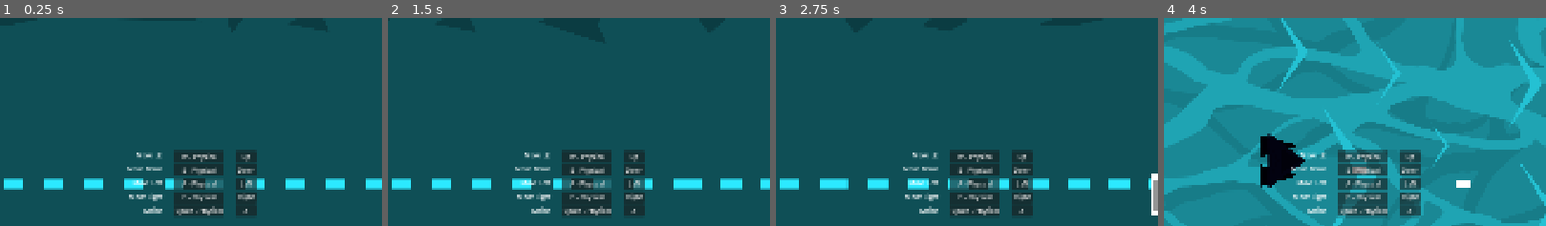
Above: before the commit, frames 1-4 (left to right).
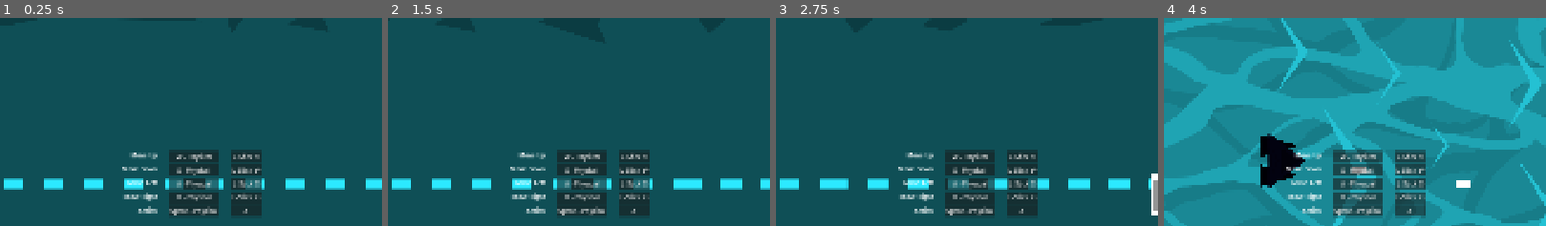
Above: after the commit, the same moments.

Repository: Yuna-Fr/AccessibilityGame
Game: Godot game, scene res://Scenes/Lvl_Circuit.tscn
The game is run twice, just before and just after one commit, with the same random seed, the same clock (stepped at 60 frames per second) and the same inputs.
Inputs (mouse positions are % of the whole screen's width and height, from its top left):
- Up to frame 1 (0.25 s): no input
- Up to frame 2 (1.5 s): tap Enter at 0.5 s; move the mouse to (16, 51) at 0.52 s; hold Space (Action) 0.53-1.28 s; hold D (Move_Right) from 0.53 s (still down); click (16, 51) at 0.67 s; tap W (Move_Up) at 0.77, 0.8, 1.07, 1.35 s; move the mouse to (30, 55) at 1.27 s
- Up to frame 3 (2.75 s): tap W (Move_Up) at 1.52, 1.82, 2.3 s; tap Space (Action) at 1.55 s; move the mouse to (60, 28) at 2.02 s; release D (Move_Right) at 2.03 s; hold A (Move_Left) from 2.03 s (still down); hold Space (Action) from 2.03 s (still down)
- Up to frame 4 (4 s): move the mouse to (45, 70) at 2.77 s; release A (Move_Left) at 2.78 s; release Space (Action) at 2.78 s; hold D (Move_Right) from 2.78 s (still down); tap Q (SwapScene) at 2.85 s; click (45, 70) at 2.92 s; tap W (Move_Up) at 3.02, 3.32, 3.77, 3.8 s; tap Space (Action) at 3.05 s; move the mouse to (80, 65) at 3.52 s; hold Space (Action) from 3.53 s (still down)
The pictures show only the part of the screen within x 25-75%, y 10-60%; the shares and areas given below are measured in that part.

The runs differ from the first frame. In frame 1, 3.6% of the frame differs, in the area x 32-69%, y 63-95%; in frame 2, 3.6%; in frame 3, 3.7%; in frame 4, 3.7%, in the area x 32-69%, y 63-97%.

Commit message:
Add joystick

Diff:
--- a/Scripts/Managers/S_InputManager.gd
+++ b/Scripts/Managers/S_InputManager.gd
@@ -1,6 +1,7 @@
 extends Control
 
 const CONFIG_PATH := "user://keybindings.cfg"
+const AXIS_DEADZONE := 0.5
 const REBINDABLE_ACTIONS := [
 	"Move_Up",
 	"Move_Down",
@@ -8,7 +9,7 @@
 	"Move_Right",
 	"Action"
 ]
-const CONTROLLER_LABELS: Dictionary = {
+const CONTROLLER_BUTTON_LABELS: Dictionary = {
 	JoyButton.JOY_BUTTON_A: "A",
 	JoyButton.JOY_BUTTON_B: "B",
 	JoyButton.JOY_BUTTON_X: "X",
@@ -24,6 +25,12 @@
 	JoyButton.JOY_BUTTON_START: "Start",
 	JoyButton.JOY_BUTTON_GUIDE: "Select",
 }
+const CONTROLLER_AXIS_LABEL: Dictionary = {
+	JoyAxis.JOY_AXIS_LEFT_X: "L-Stick X",
+	JoyAxis.JOY_AXIS_LEFT_Y: "L-Stick Y",
+	JoyAxis.JOY_AXIS_RIGHT_X: "R-Stick X",
+	JoyAxis.JOY_AXIS_RIGHT_Y: "R-Stick Y",
+}
 
 @export var move_up_btn : Button
 @export var move_down_btn : Button
@@ -93,9 +100,13 @@
 		rebind_key(action_to_rebind, event)
 		_finish_rebind()
 
-	elif bind_type == BindType.GAMEPAD and event is InputEventJoypadButton and event.pressed:
-		rebind_gamepad(action_to_rebind, event)
-		_finish_rebind()
+	elif bind_type == BindType.GAMEPAD:
+		if event is InputEventJoypadButton and event.pressed:
+			rebind_gamepad(action_to_rebind, event)
+			_finish_rebind()
+		elif event is InputEventJoypadMotion and abs(event.axis_value) > AXIS_DEADZONE:
+				rebind_axis(action_to_rebind, event)
+				_finish_rebind()
 
 func _finish_rebind():
 	waiting_for_input = false
@@ -137,6 +148,19 @@
 	new_event.device = event.device
 	InputMap.action_add_event(action, new_event)
 
+func rebind_axis(action: String, event: InputEventJoypadMotion):
+	# Remove duplicate axis bindings
+	for ev in InputMap.action_get_events(action):
+		if ev is InputEventJoypadMotion:
+			InputMap.action_erase_event(action, ev)
+
+	var new_event := InputEventJoypadMotion.new()
+	new_event.axis = event.axis
+	new_event.axis_value = sign(event.axis_value) # +1 or -1
+	new_event.device = event.device
+
+	InputMap.action_add_event(action, new_event)
+
 func update_button_labels():
 	move_up_btn.text = get_action_label("Move_Up", BindType.KEYBOARD)
 	move_down_btn.text = get_action_label("Move_Down", BindType.KEYBOARD)
@@ -151,11 +175,30 @@
 	action_gamepad.text = get_action_label("Action", BindType.GAMEPAD)
 
 func get_action_label(action: String, type: BindType) -> String:
+	var button_event : InputEventJoypadButton = null
+	var axis_event : InputEventJoypadMotion = null
+
 	for ev in InputMap.action_get_events(action):
 		if type == BindType.KEYBOARD and ev is InputEventKey:
 			return ev.as_text()
-		if type == BindType.GAMEPAD and ev is InputEventJoypadButton:
-			return CONTROLLER_LABELS.get(ev.button_index, "Btn " + str(ev.button_index))
+
+		if type == BindType.GAMEPAD:
+			if ev is InputEventJoypadMotion:
+				axis_event = ev
+			elif ev is InputEventJoypadButton:
+				button_event = ev
+
+	if axis_event:
+		var axis_name: String = CONTROLLER_AXIS_LABEL.get(
+			axis_event.axis, "Axis " + str(axis_event.axis))
+		var dir := "+" if axis_event.axis_value > 0.0 else "-"
+		return axis_name + dir
+
+
+	if button_event:
+		return CONTROLLER_BUTTON_LABELS.get(
+			button_event.button_index, "Btn " + str(button_event.button_index))
+
 	return "Unassigned"
 
 #endregion
@@ -170,6 +213,8 @@
 				cfg.set_value("keys", action, ev.keycode)
 			elif ev is InputEventJoypadButton:
 				cfg.set_value("pads", action, ev.button_index)
+			elif ev is InputEventJoypadMotion:
+				cfg.set_value("axes", action, {"axis": ev.axis, "sign": sign(ev.axis_value)})
 
 	cfg.save(CONFIG_PATH)
 
@@ -180,7 +225,7 @@
 	for action in REBINDABLE_ACTIONS:
 		# Remove existing events
 		for ev in InputMap.action_get_events(action):
-			if ev is InputEventKey or InputEventJoypadButton:
+			if ev is InputEventKey or ev is InputEventJoypadButton or ev is InputEventJoypadMotion:
 				InputMap.action_erase_event(action, ev)
 
 		# Load keyboard
@@ -189,18 +234,28 @@
 			key.keycode = cfg.get_value("keys", action)
 			InputMap.action_add_event(action, key)
 
-		# Load gamepad
+		# Load gamepad buttons
 		if cfg.has_section_key("pads", action):
 			var pad := InputEventJoypadButton.new()
 			pad.button_index = cfg.get_value("pads", action)
 			InputMap.action_add_event(action, pad)
 
+		# Load gamepad joystick
+		if cfg.has_section_key("axes", action):
+			var data = cfg.get_value("axes", action)
+			var axis_event := InputEventJoypadMotion.new()
+			axis_event.axis = data.axis
+			axis_event.axis_value = data.sign
+			InputMap.action_add_event(action, axis_event)
+
 #endregion
 
 func getButton(action: String) -> Button :
-	if action == "Move_Up" : return move_up_btn
-	if action == "Move_Down" : return move_down_btn
-	if action == "Move_Left" : return move_left_btn
-	if action == "Move_Right" : return move_right_btn
-	if action == "Action" : return action_btn
-	return null
+	match action:
+		"Move_Up" : return move_up_btn
+		"Move_Up" : return move_up_btn
+		"Move_Down" : return move_down_btn
+		"Move_Left" : return move_left_btn
+		"Move_Right" : return move_right_btn
+		"Action" : return action_btn
+		_ : return null
--- a/Scripts/S_ControllerShooter.gd
+++ b/Scripts/S_ControllerShooter.gd
@@ -8,35 +8,29 @@
 @export var life: int = 3
 var isdead: bool = false
 var canDie: bool = true
-#
+
 @onready var timer = $Timer
 @onready var MeshColor = $MeshInstance2D
 
 var can_shoot := true
 
 func _physics_process(delta):
-
 	if life==0 && canDie:
 		gameover()
 
 	if isdead == true:
 		diestate(delta)
+		return
 
-	if Input.is_action_pressed("Action") and can_shoot: _shoot()
+	if Input.is_action_pressed("Action") and can_shoot:
+		_shoot()
 
 	# Movements
-	var direction_y := 0.0
-	var direction_x := 0.0
-	if isdead == false:
-		if Input.is_action_pressed("Move_Up"): direction_y -= 1
-		if Input.is_action_pressed("Move_Down"): direction_y += 1
-		if Input.is_action_pressed("Move_Left"): direction_x -= 1
-		if Input.is_action_pressed("Move_Left"): direction_x -= 1
-		if Input.is_action_pressed("Move_Right"): direction_x += 1
+	var direction := Vector2(
+		Input.get_action_strength("Move_Right") - Input.get_action_strength("Move_Left"),
+		Input.get_action_strength("Move_Down") - Input.get_action_strength("Move_Up"))
 
-	var direction = Vector2(direction_x, direction_y).normalized()
-	velocity = direction * speed
-
+	velocity = direction.normalized() * speed
 	move_and_slide()
 
 	# Clamp position to screen
--- a/project.godot
+++ b/project.godot
@@ -49,25 +49,25 @@
 Move_Up={
 "deadzone": 0.2,
 "events": [Object(InputEventKey,"resource_local_to_scene":false,"resource_name":"","device":-1,"window_id":0,"alt_press …(192 unchanged characters)…
-, Object(InputEventJoypadButton,"resource_local_to_scene":false,"resource_name":"","device":-1,"button_index":11,"pressure":0.0,"pressed":true,"script":null)
+, Object(InputEventJoypadMotion,"resource_local_to_scene":false,"resource_name":"","device":-1,"axis":1,"axis_value":-1.0,"script":null)
 ]
 }
 Move_Down={
 "deadzone": 0.2,
 "events": [Object(InputEventKey,"resource_local_to_scene":false,"resource_name":"","device":-1,"window_id":0,"alt_press …(192 unchanged characters)…
-, Object(InputEventJoypadButton,"resource_local_to_scene":false,"resource_name":"","device":-1,"button_index":12,"pressure":0.0,"pressed":true,"script":null)
+, Object(InputEventJoypadMotion,"resource_local_to_scene":false,"resource_name":"","device":-1,"axis":1,"axis_value":1.0,"script":null)
 ]
 }
 Move_Left={
 "deadzone": 0.2,
 "events": [Object(InputEventKey,"resource_local_to_scene":false,"resource_name":"","device":-1,"window_id":0,"alt_press …(192 unchanged characters)…
-, Object(InputEventJoypadButton,"resource_local_to_scene":false,"resource_name":"","device":-1,"button_index":13,"pressure":0.0,"pressed":true,"script":null)
+, Object(InputEventJoypadMotion,"resource_local_to_scene":false,"resource_name":"","device":-1,"axis":0,"axis_value":-1.0,"script":null)
 ]
 }
 Move_Right={
 "deadzone": 0.2,
 "events": [Object(InputEventKey,"resource_local_to_scene":false,"resource_name":"","device":-1,"window_id":0,"alt_press …(192 unchanged characters)…
-, Object(InputEventJoypadButton,"resource_local_to_scene":false,"resource_name":"","device":-1,"button_index":14,"pressure":0.0,"pressed":true,"script":null)
+, Object(InputEventJoypadMotion,"resource_local_to_scene":false,"resource_name":"","device":-1,"axis":0,"axis_value":1.0,"script":null)
 ]
 }
 Action={
Not shown: 1 places in Scenes/Lvl_Circuit.tscn that only renumber resources
